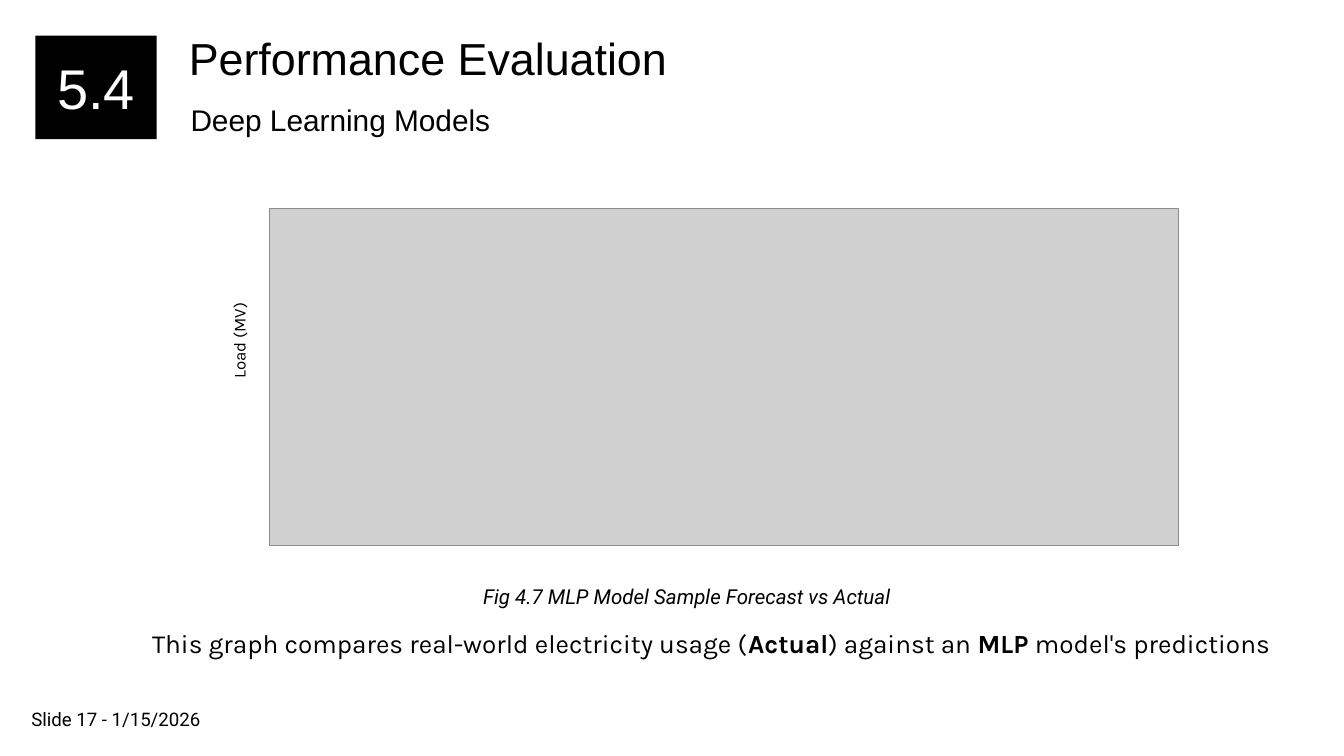
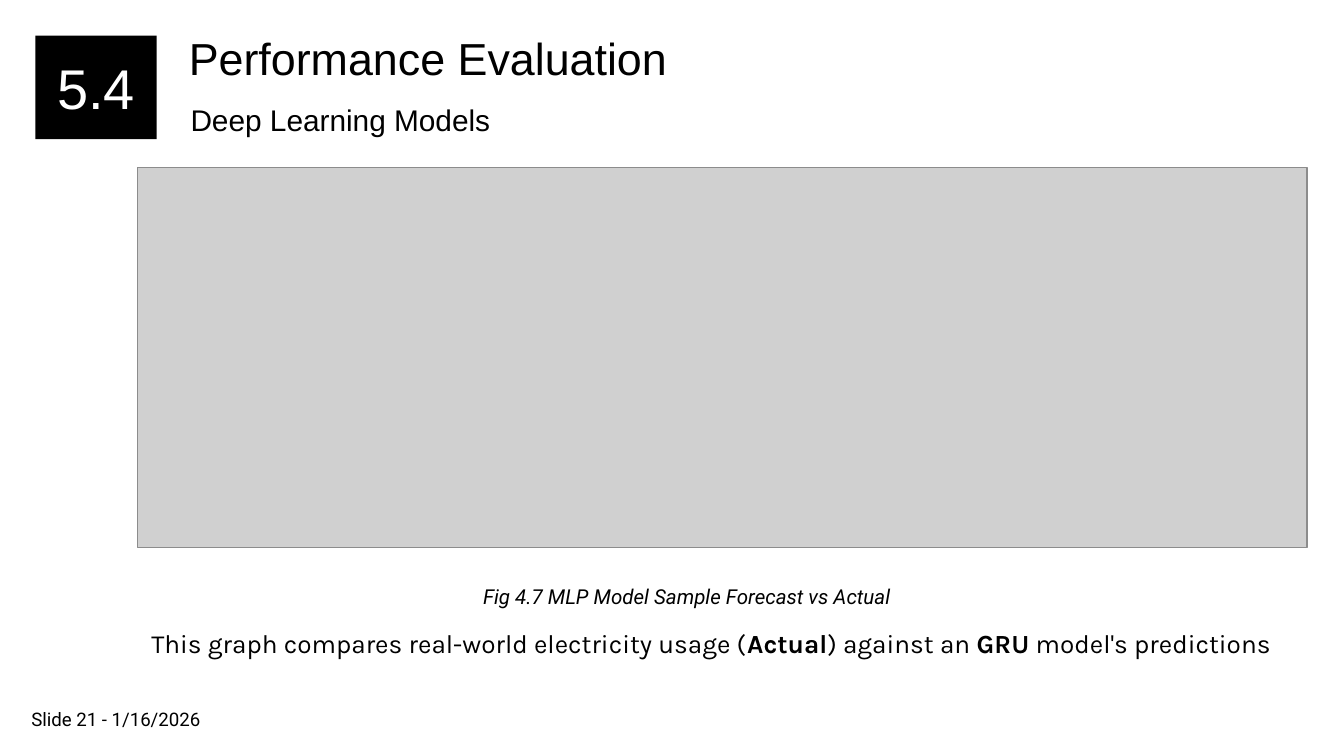
Before and after one commit to bikash0351/feeder, a slide deck: slide 24 of documentation/MW Load Presenation Final.pptx (slide 20 before the commit). Drawn at 1344x756 pixels with LibreOffice and Linux fonts; fonts in the diff are those of the drawing; grey boxes stand for pictures. Boxes give left, top, right and bottom in pixels: in the first picture for what was removed or moved away, otherwise in the second. Text is boxed around its words. In the diff, an @@ line names an element or a change of style, - is before the commit and + after.

```diff
--- a/documentation/MW Load Presenation Final.pptx
+++ b/documentation/MW Load Presenation Final.pptx
@@ picture: place and size @@
-picture at bbox=[270, 208, 1179, 546]
+picture at bbox=[137, 168, 1306, 548]
@@ rectangle removed at bbox=[222, 188, 269, 391] @@
-Load (MV)
@@ text at bbox=[151, 634, 1270, 659]: text changed @@
-This graph compares real-world electricity usage (Actual) against an MLP model's predictions
+This graph compares real-world electricity usage (Actual) against an GRU model's predictions
@@ text at bbox=[31, 712, 201, 727]: text changed @@
-Slide 17 - 1/15/2026
+Slide 21 - 1/16/2026
```
Also in this commit, not shown: 19 other slides changed, 4 slides added, 25 other files.
